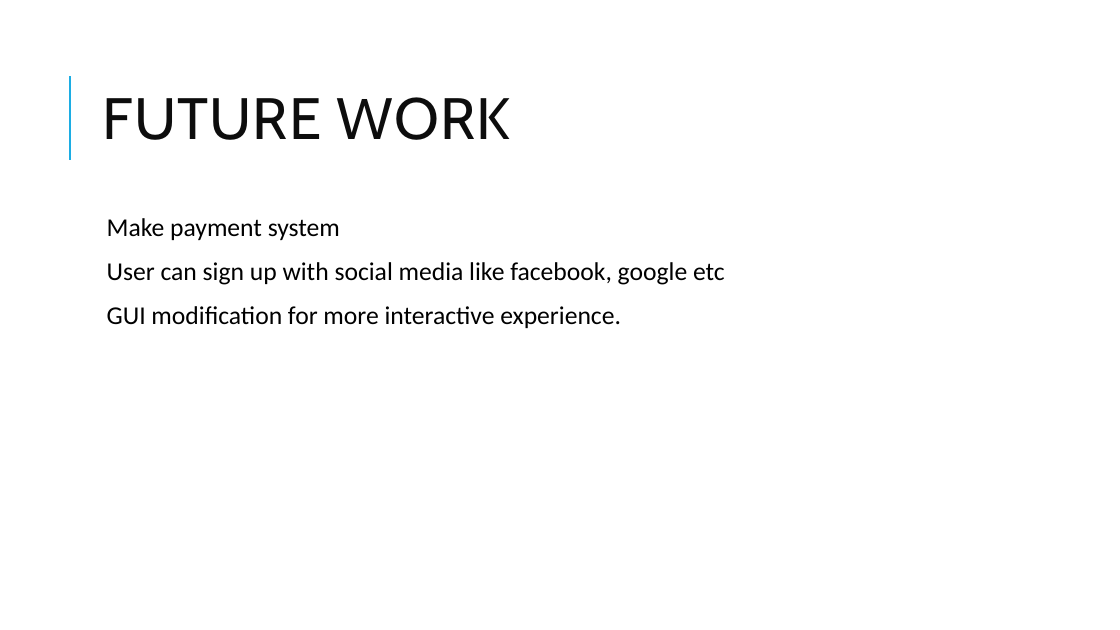
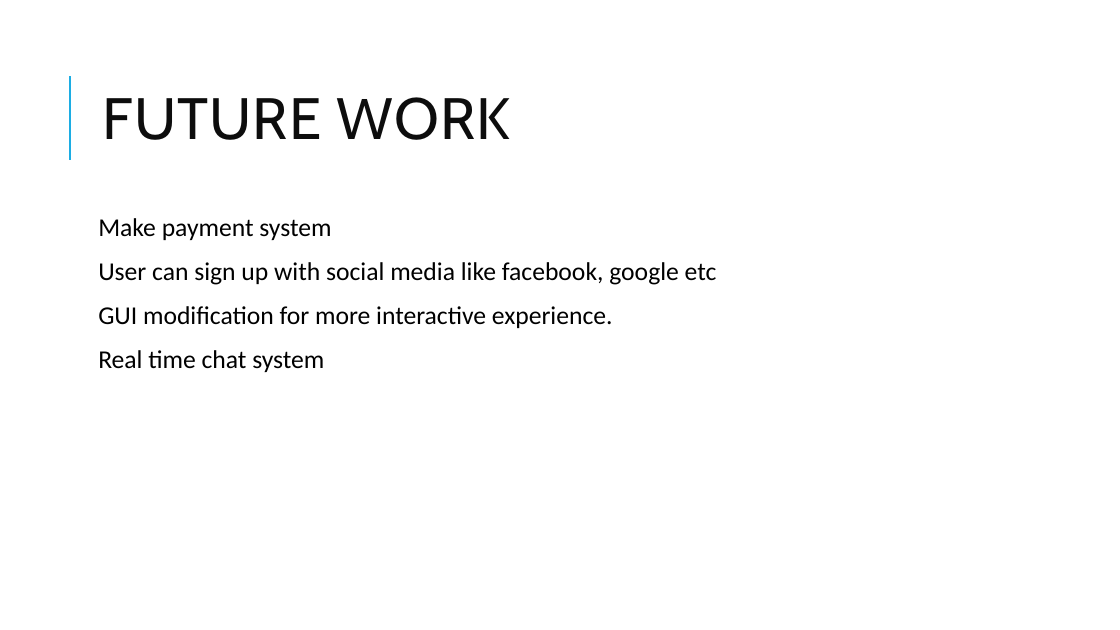
Before and after one commit to admondtamang/e-commerce-cp, a slide deck: slide 26 of E-commerce site.pptx (slide 23 before the commit). Drawn at 1120x630 pixels with LibreOffice and Linux fonts; fonts in the diff are those of the drawing. Boxes give left, top, right and bottom in pixels: in the first picture for what was removed or moved away, otherwise in the second. Text is boxed around its words. In the diff, an @@ line names an element or a change of style, - is before the commit and + after.

```diff
--- a/E-commerce site.pptx
+++ b/E-commerce site.pptx
@@ text at <box>98,218,717,328</box>: bullet   to none @@
@@ text at <box>98,350,324,372</box>: paragraph added @@
+Real time chat system
```
Also in this commit, not shown: 7 other slides changed, 9 slides added, 6 slides removed, 45 other files.
